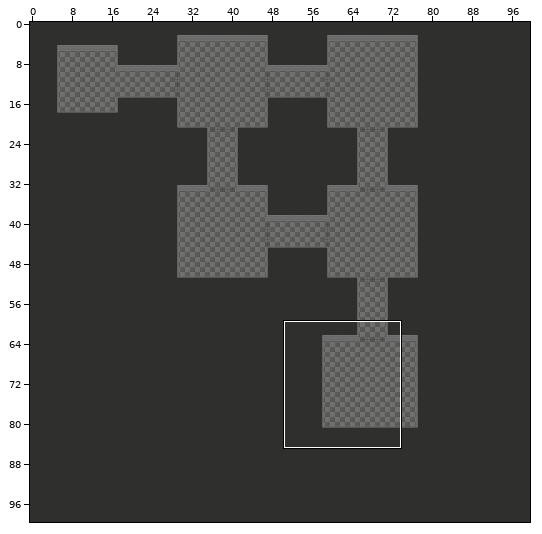
Tiled map -- tmx/test_map.tmx. Above: a wide view before the commit, with the close-up outlined.
Close-up. The starting point:
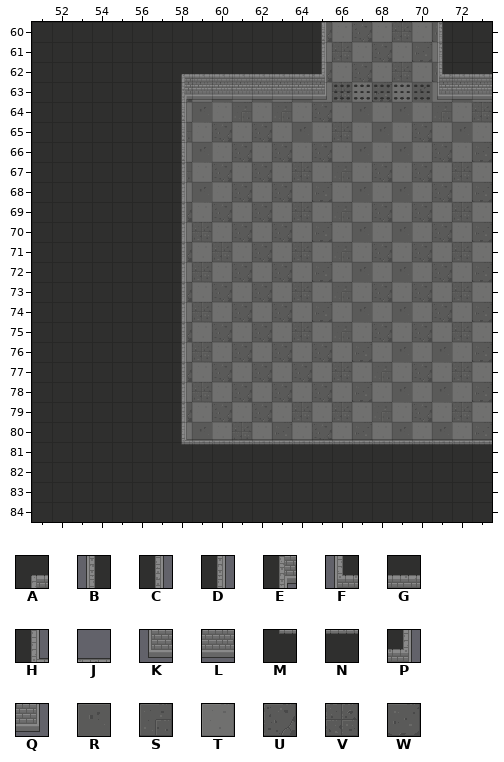
Cells are 32x32 px. Shown: x 51..73, y 60..84.
Key: from "tileset_1": A 3, B 16, C 16 turned 180, D 18, E 19, F 32, G 33, H 35, J 36, K 48, L 49, M 51, N 52, P 65, Q 81, R 90, S 93, T 95, U 104, V 105, W 109.
_ is an empty cell.
Layers that did not change in this view are not listed.
Layer "floor" before, first column x 51:
60 ______________UTUTVTW__
61 ______________TVTUTWT__
62 ______________UTUTVTW__
63 _______UTRTRTRTVTWTRTRT
64 _______TRTSTSTUTRTRTSTV
65 _______STUTUTRTVTRTUTRT
66 _______TRTUTUTUTRTRTUTW
67 _______STUTUTVTSTUTUTVT
68 _______TRTUTUTWTRTRTUTW
69 _______UTUTUTVTSTUTUTVT
70 _______TVTUTUTWTRTRTUTW
71 _______UTVTUTVTSTUTUTVT
72 _______TVTUTUTWTRTRTUTW
73 _______UTUTUTVTSTUTUTVT
74 _______TVTUTUTWTRTRTUTW
75 _______UTUTUTVTSTUTUTVT
76 _______TVTUTUTUTWTRTRTW
77 _______UTUTUTUTVTSTUTVT
78 _______TVTUTUTUTWTRTRTW
79 _______UTUTUTVTVTSTUTVT
80 _______TRTVTWTUTWTRTRTW
81 _______________________
82 _______________________
83 _______________________
84 _______________________
Layer "walls" before, first column x 51:
60 ______________C_____B__
61 ______________D_____B__
62 _______AGGGGGGP_____FGG
63 _______ELLLLLLQ_____KLL
64 _______C_______________
65 _______C_______________
66 _______C_______________
67 _______D_______________
68 _______D_______________
69 _______D_______________
70 _______D_______________
71 _______D_______________
72 _______D_______________
73 _______D_______________
74 _______D_______________
75 _______D_______________
76 _______D_______________
77 _______D_______________
78 _______D_______________
79 _______D_______________
80 _______HJJJJJJJJJJJJJJJ
81 _______MNNNNNNNNNNNNNNN
82 _______________________
83 _______________________
84 _______________________
Now the later version:
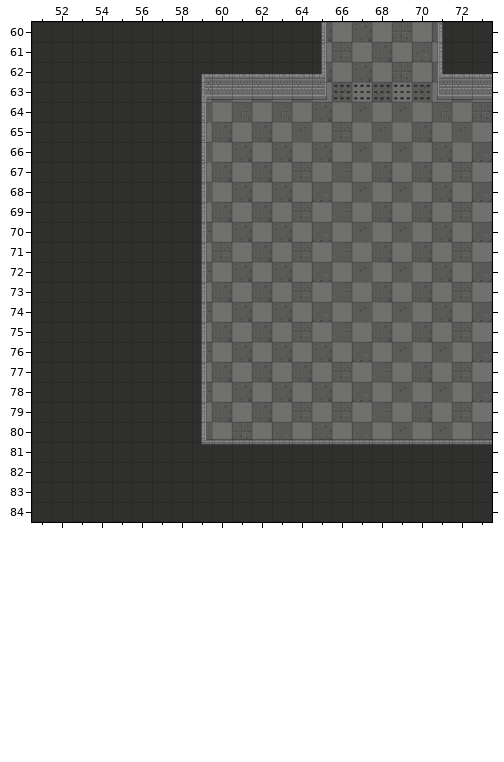
Difference:
Changed rows in their new state; . is an unchanged cell.
Layer "floor":
first column x 58:
63 _
64 _
65 _
66 _
67 _
68 _
69 _
70 _
71 _
72 _
73 _
74 _
75 _
76 _
77 _
78 _
79 _
80 _
Layer "walls":
first column x 58:
62 _A
63 _E
64 _C
65 _C
66 _C
67 _D
68 _D
69 _D
70 _D
71 _D
72 _D
73 _D
74 _D
75 _D
76 _D
77 _D
78 _D
79 _D
80 _H
81 _M
Pixel boxes of the changes (left, top, right, bottom) in both close-ups:
changed: (181, 74, 211, 445)
